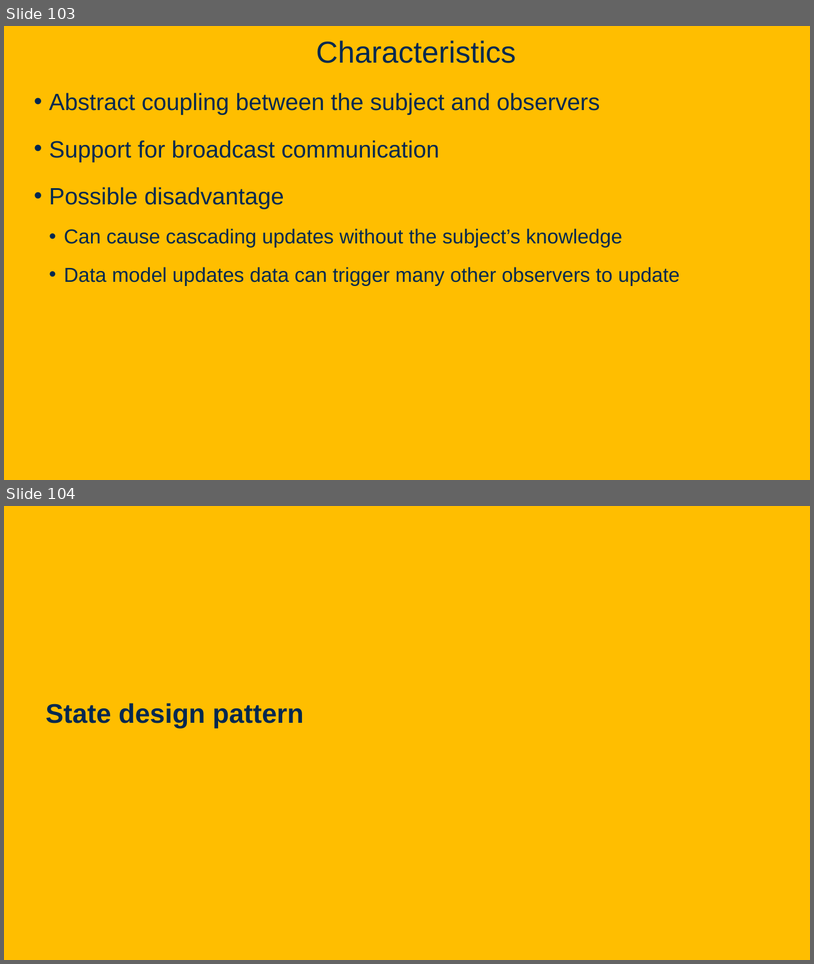
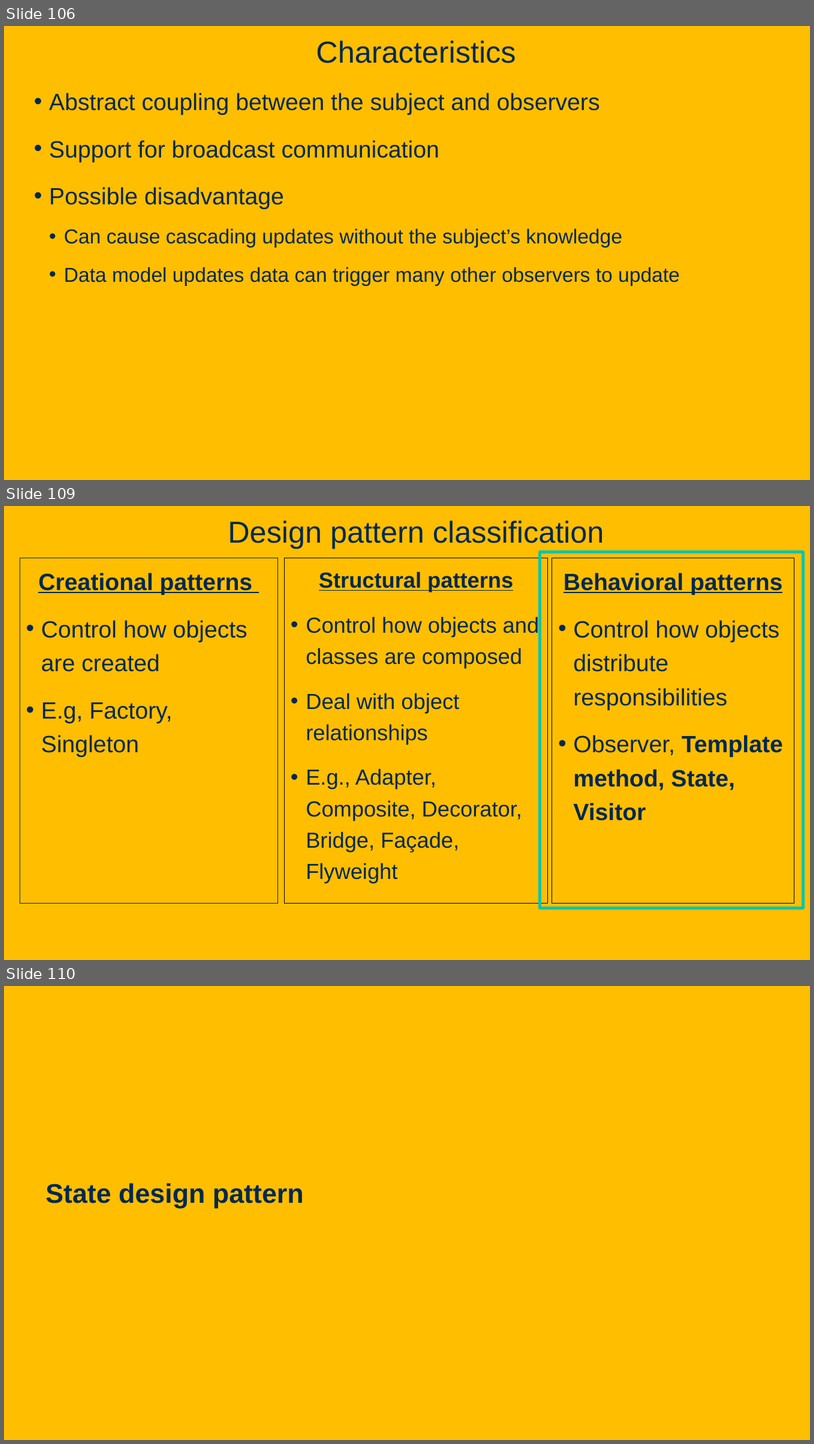
Before and after one commit to davsec-teaching/ecs160-f25, a slide deck: slides/8_design_patterns.pptx. Shown one above the other, each under a label of ours: slides 103 and 104 before the commit, slides 106, 109 and 110 after it; the slides between them are not shown. The pictures are 814x964 and 814x1444 pixels, drawn with LibreOffice and Linux fonts; fonts in the diff are those of the drawing; background and template pictures are left out. Boxes give left, top, right and bottom in pixels: in the first picture for what was removed or moved away, otherwise in the second. Text is boxed around its words. In the diff, an @@ line names an element or a change of style, - is before the commit and + after.

Commit message:
updated design patterns slide

```diff
--- a/slides/8_design_patterns.pptx
+++ b/slides/8_design_patterns.pptx
@@ slide 109 added at (4,506,810,960), background picture (left out) @@
@@ title added at (228,520,605,549), 36 pt, text #022850 @@
+Design pattern classification
@@ text added at (20,558,278,903), outline #022850 0.75 pt, 28 pt, text #022850 @@
+Creational patterns
+• Control how objects are created
+• E.g, Factory, Singleton
@@ rectangle added at (285,558,548,903), outline #000000 0.75 pt, 25.9 pt, text #022850 @@
+Structural patterns
+• Control how objects and classes are composed
+• Deal with object relationships
+• E.g., Adapter, Composite, Decorator, Bridge, Façade, Flyweight
@@ rectangle added at (540,552,804,907), outline #00C4B2 3.25 pt @@
@@ rectangle added at (552,558,795,903), outline #000000 0.75 pt, 28 pt, text #022850 @@
+Behavioral patterns
+• Control how objects distribute responsibilities
+• Observer, Template method, State, Visitor
@@ what was slide 103 is now slide 106 @@
@@ what was slide 104 is now slide 110 @@
```
Also in this commit, not shown: 9 slides changed, 9 other slides added.
